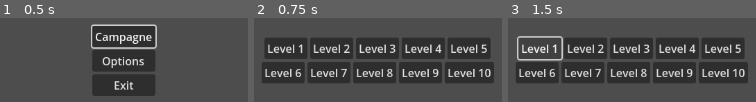
Above: before the commit, frames 1-3 (left to right).
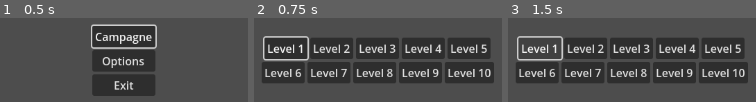
Above: after the commit, the same moments.

Repository: YannLeBezvoet/openGloryDays
Game: Godot game, scene res://scene/menu.tscn
Same seed, same stepped clock (60 frames per second), same inputs: the game is played once before the commit and once after it.
Inputs:
- Up to frame 1 (0.5 s): no input
- Up to frame 2 (0.75 s): click "Campagne" at 0.5 s
- Up to frame 3 (1.5 s): click "Level 1" at 1.25 s

Frame 1 is identical in both runs. In frame 2, 1.3% of the frame differs, in the area x 3-23%, y 21-52%; in frame 3, nothing differs.

Commit message:
better level selector and script attach

Diff:
--- a/scene/level_selector.tscn
+++ b/scene/level_selector.tscn
@@ -1,4 +1,6 @@
-[gd_scene format=3 uid="uid://q828pww18le7"]
+[gd_scene load_steps=2 format=3 uid="uid://q828pww18le7"]
+
+[ext_resource type="Script" path="res://script/level_selector.gd" id="1_2bwt1"]
 
 [node name="LevelSelector" type="Control"]
 layout_mode = 3
@@ -7,6 +9,7 @@
 anchor_bottom = 1.0
 grow_horizontal = 2
 grow_vertical = 2
+script = ExtResource("1_2bwt1")
 
 [node name="GridContainer" type="GridContainer" parent="."]
 layout_mode = 1
@@ -29,6 +32,7 @@
 
 [node name="Level 1" type="Button" parent="GridContainer/HBoxContainer"]
 layout_mode = 2
+focus_neighbor_left = NodePath("../../HBoxContainer2/Level 10")
 text = "Level 1"
 
 [node name="Level 2" type="Button" parent="GridContainer/HBoxContainer"]
@@ -45,6 +49,7 @@
 
 [node name="Level 5" type="Button" parent="GridContainer/HBoxContainer"]
 layout_mode = 2
+focus_neighbor_right = NodePath("../../HBoxContainer2/Level 6")
 text = "Level 5"
 
 [node name="HBoxContainer2" type="HBoxContainer" parent="GridContainer"]
@@ -54,20 +59,31 @@
 
 [node name="Level 6" type="Button" parent="GridContainer/HBoxContainer2"]
 layout_mode = 2
+focus_neighbor_left = NodePath("../../HBoxContainer/Level 5")
+focus_neighbor_top = NodePath("../../HBoxContainer/Level 1")
 text = "Level 6"
 
 [node name="Level 7" type="Button" parent="GridContainer/HBoxContainer2"]
 layout_mode = 2
+focus_neighbor_left = NodePath("../Level 6")
+focus_neighbor_top = NodePath("../../HBoxContainer/Level 2")
 text = "Level 7"
 
 [node name="Level 8" type="Button" parent="GridContainer/HBoxContainer2"]
 layout_mode = 2
+focus_neighbor_left = NodePath("../Level 7")
+focus_neighbor_top = NodePath("../../HBoxContainer/Level 3")
 text = "Level 8"
 
 [node name="Level 9" type="Button" parent="GridContainer/HBoxContainer2"]
 layout_mode = 2
+focus_neighbor_left = NodePath("../Level 8")
+focus_neighbor_top = NodePath("../../HBoxContainer/Level 4")
 text = "Level 9"
 
 [node name="Level 10" type="Button" parent="GridContainer/HBoxContainer2"]
 layout_mode = 2
+focus_neighbor_left = NodePath("../Level 9")
+focus_neighbor_top = NodePath("../../HBoxContainer/Level 5")
+focus_neighbor_right = NodePath("../../HBoxContainer/Level 1")
 text = "Level 10"
--- /dev/null
+++ b/script/level_selector.gd
@@ -0,0 +1,11 @@
+extends Control
+
+
+# Called when the node enters the scene tree for the first time.
+func _ready() -> void:
+	$"GridContainer/HBoxContainer/Level 1".grab_focus()
+
+
+# Called every frame. 'delta' is the elapsed time since the previous frame.
+func _process(delta: float) -> void:
+	pass
